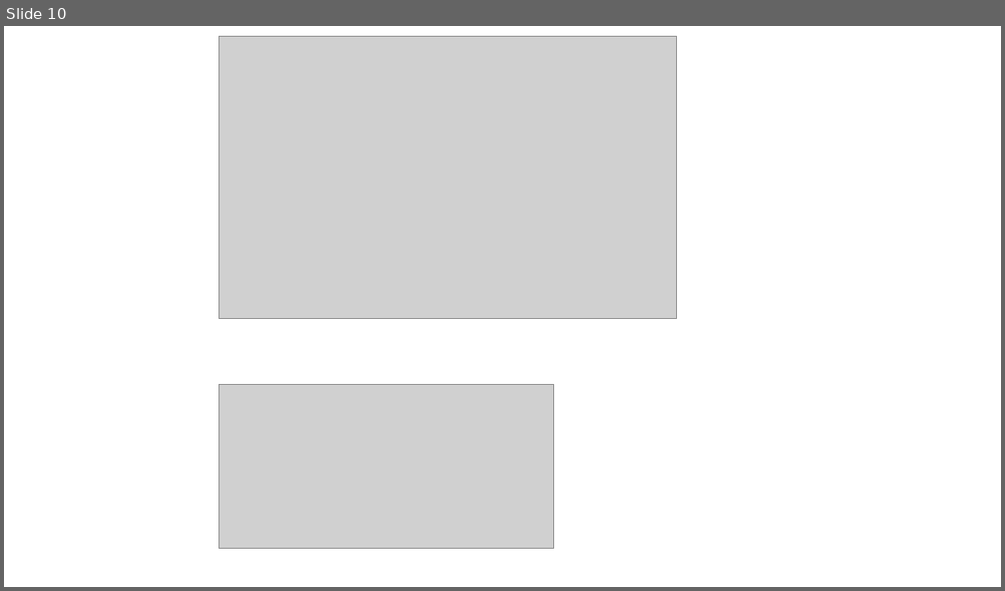
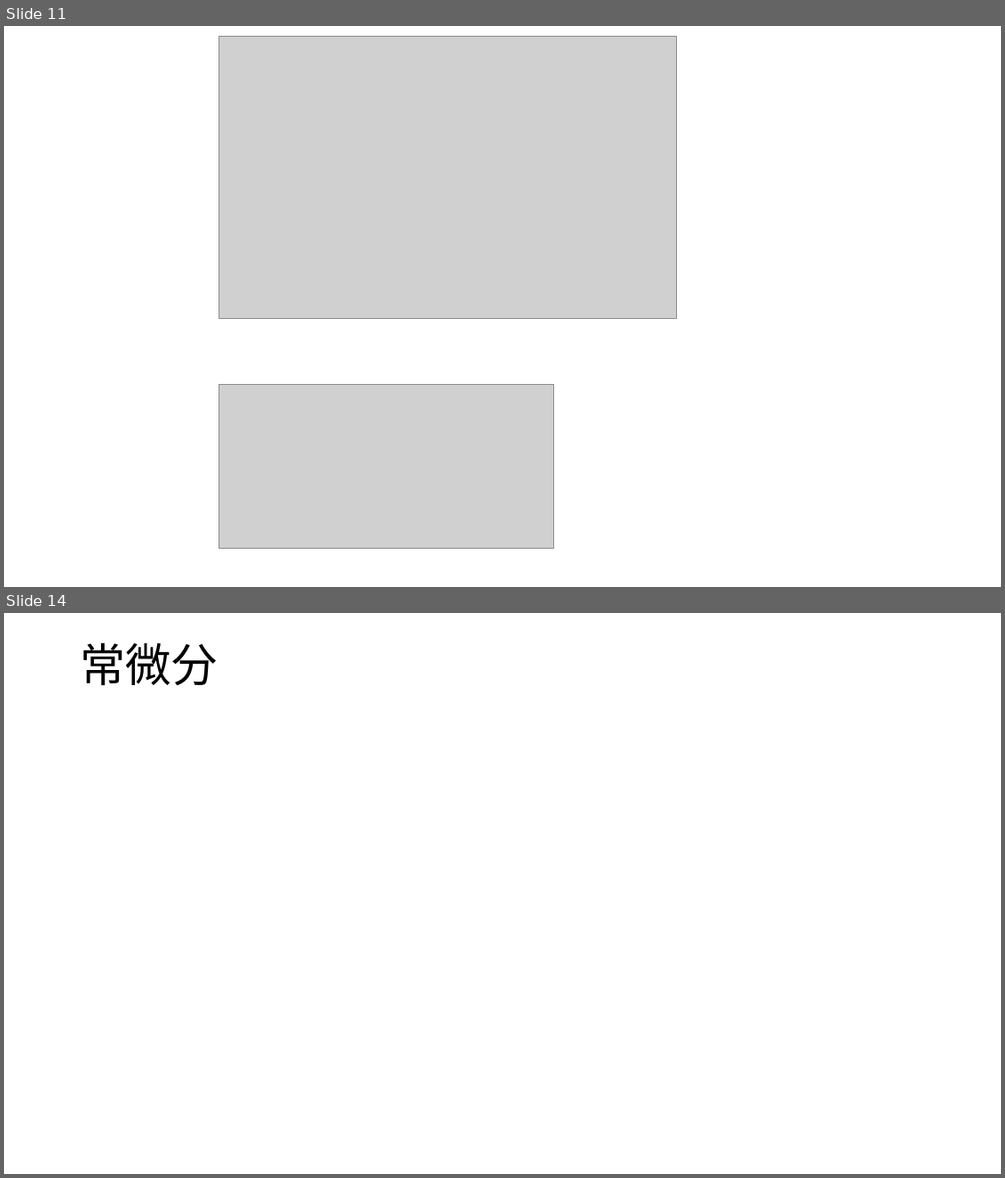
Before and after one commit to Ushiris/Rinkou, a slide deck: はじめてのディープラーニング.pptx. Shown one above the other, each under a label of ours: slide 10 before the commit, slides 11 and 14 after it; the slides between them are not shown. The pictures are 1005x591 and 1005x1178 pixels, drawn with LibreOffice and Linux fonts; fonts in the diff are those of the drawing; grey boxes stand for pictures. Boxes give left, top, right and bottom in pixels: in the first picture for what was removed or moved away, otherwise in the second. Text is boxed around its words. In the diff, an @@ line names an element or a change of style, - is before the commit and + after.

```diff
--- a/はじめてのディープラーニング.pptx
+++ b/はじめてのディープラーニング.pptx
@@ slide 14 added at (x1=4, y1=613, x2=1001, y2=1174), background #FFFFFF @@
@@ title added at (x1=80, y1=642, x2=217, y2=686), 44 pt, text #000000 @@
+常微分
@@ what was slide 10 is now slide 11 @@
```
Also in this commit, not shown: 6 slides changed, 9 other slides added.
